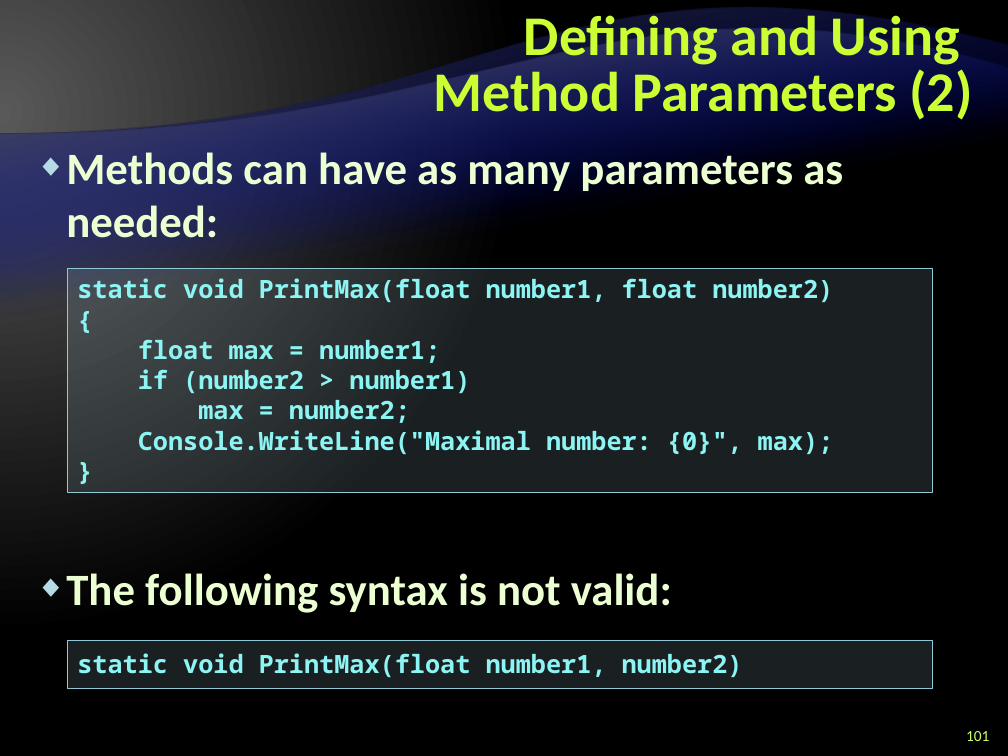
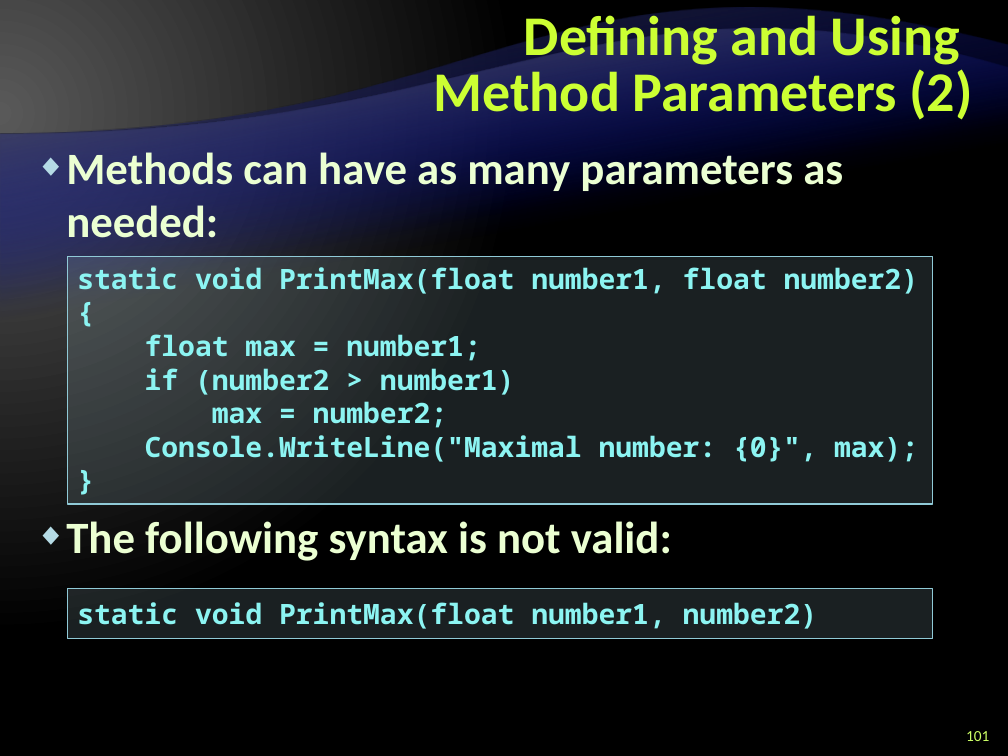
Before and after one commit to Graveheart/aspnetcourse, a slide deck: slide 101 of 2010/lectures/2. CSharp Language Overview - Part I.pptx. Drawn at 1008x756 pixels with LibreOffice and Linux fonts; fonts in the diff are those of the drawing; background and template pictures are left out. Boxes give left, top, right and bottom in pixels: in the first picture for what was removed or moved away, otherwise in the second. Text is boxed around its words. In the diff, an @@ line names an element or a change of style, - is before the commit and + after.

```diff
--- a/2010/lectures/2. CSharp Language Overview - Part I.pptx
+++ b/2010/lectures/2. CSharp Language Overview - Part I.pptx
@@ rectangle "static void PrintMax(float number1, float ...": place and size @@
-rectangle "static void PrintMax(float number1, float ..." at [68,269,932,493]
+rectangle "static void PrintMax(float number1, float ..." at [68,256,932,504]
@@ rectangle "static void PrintMax(float number1, float ..." at [68,256,932,504]: size 18 to 20 pt @@
@@ text at [66,521,672,561]: more space between paragraphs @@
@@ rectangle "static void PrintMax(float number1, number2)" at [68,589,932,639]: size 18 to 20 pt @@
@@ rectangle "static void PrintMax(float number1, number2)": place and size @@
-rectangle "static void PrintMax(float number1, number2)" at [68,641,932,689]
+rectangle "static void PrintMax(float number1, number2)" at [68,589,932,639]
```
Also in this commit, not shown: 37 other slides changed.
